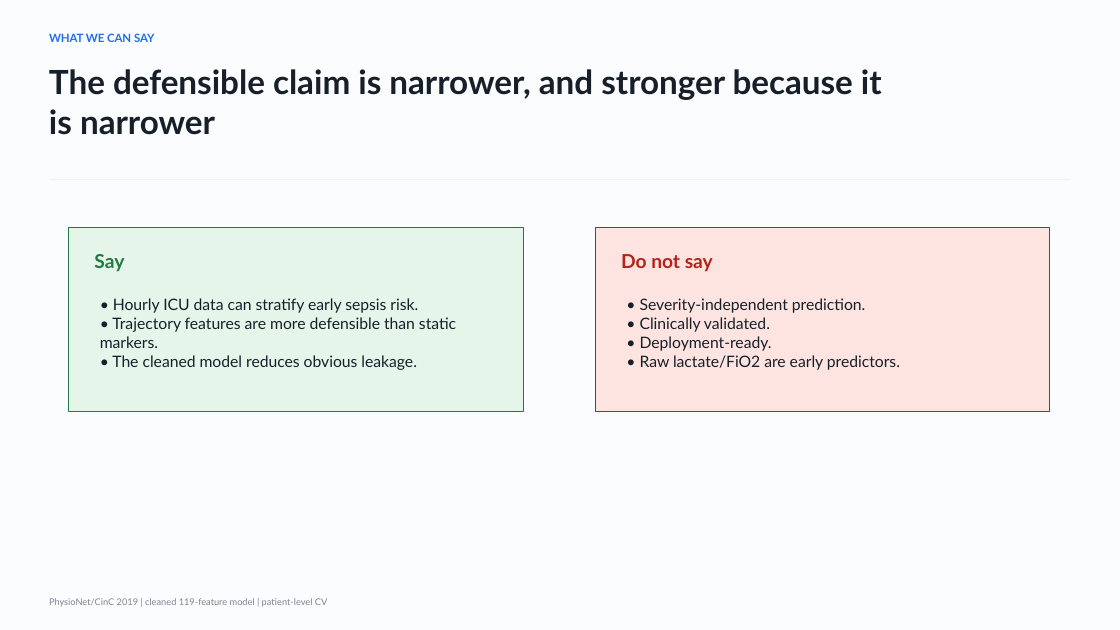
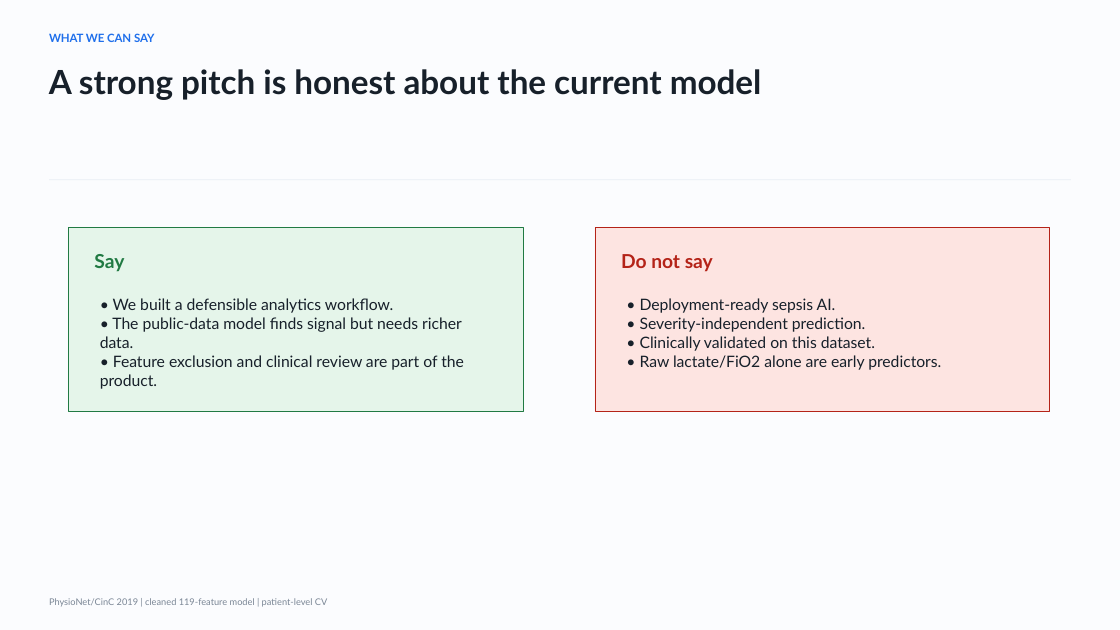
Before and after one commit to rushillshah/SepsisBot, a slide deck: slide 9 of docs/Sepsis_Early_Warning_Doctor_Cleaned.pptx (slide 7 before the commit). Drawn at 1120x630 pixels with LibreOffice and Linux fonts; fonts in the diff are those of the drawing. Boxes give left, top, right and bottom in pixels: in the first picture for what was removed or moved away, otherwise in the second. Text is boxed around its words. In the diff, an @@ line names an element or a change of style, - is before the commit and + after.

Commit message:
Reframe sepsis decks as analytics workflow pitch

```diff
--- a/docs/Sepsis_Early_Warning_Doctor_Cleaned.pptx
+++ b/docs/Sepsis_Early_Warning_Doctor_Cleaned.pptx
@@ text at (49,69,762,100): text changed @@
-The defensible claim is narrower, and stronger because it is narrower
+A strong pitch is honest about the current model
@@ text at (100,298,464,389): text changed @@
-• Hourly ICU data can stratify early sepsis risk.
-• Trajectory features are more defensible than static markers.
-• The cleaned model reduces obvious leakage.
+• We built a defensible analytics workflow.
+• The public-data model finds signal but needs richer data.
+• Feature exclusion and clinical review are part of the product.
@@ text at (640,298,836,313): paragraph added @@
+• Deployment-ready sepsis AI.
@@ text at (640,336,941,370): text changed @@
-• Clinically validated.
-• Deployment-ready.
-• Raw lactate/FiO2 are early predictors.
+• Clinically validated on this dataset.
+• Raw lactate/FiO2 alone are early predictors.
```
Also in this commit, not shown: 3 other slides changed, 6 slides added, 4 slides removed, 1 other file.
